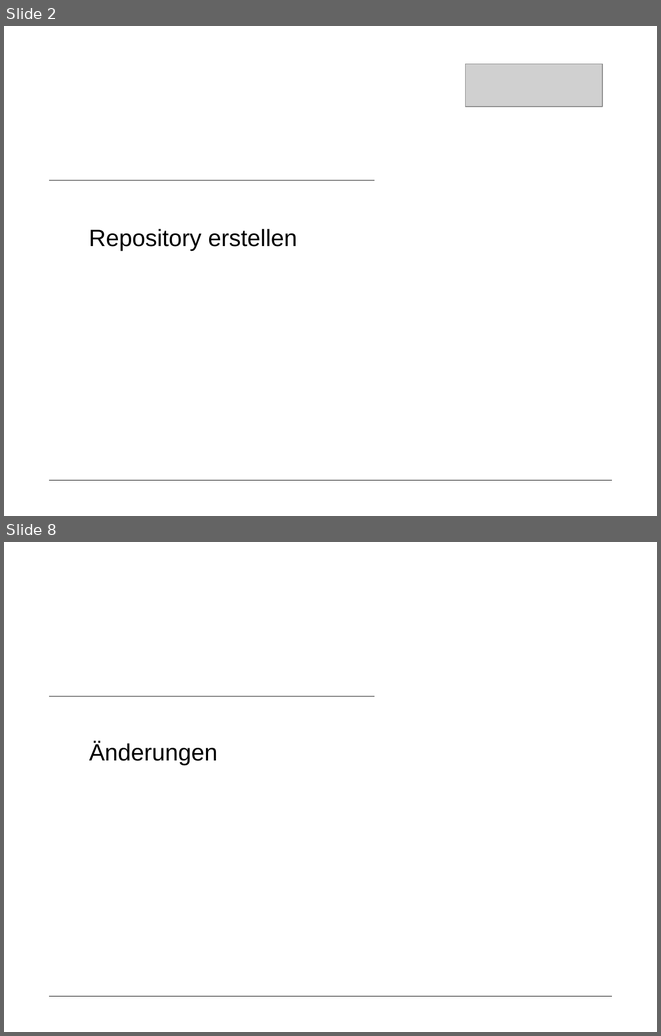
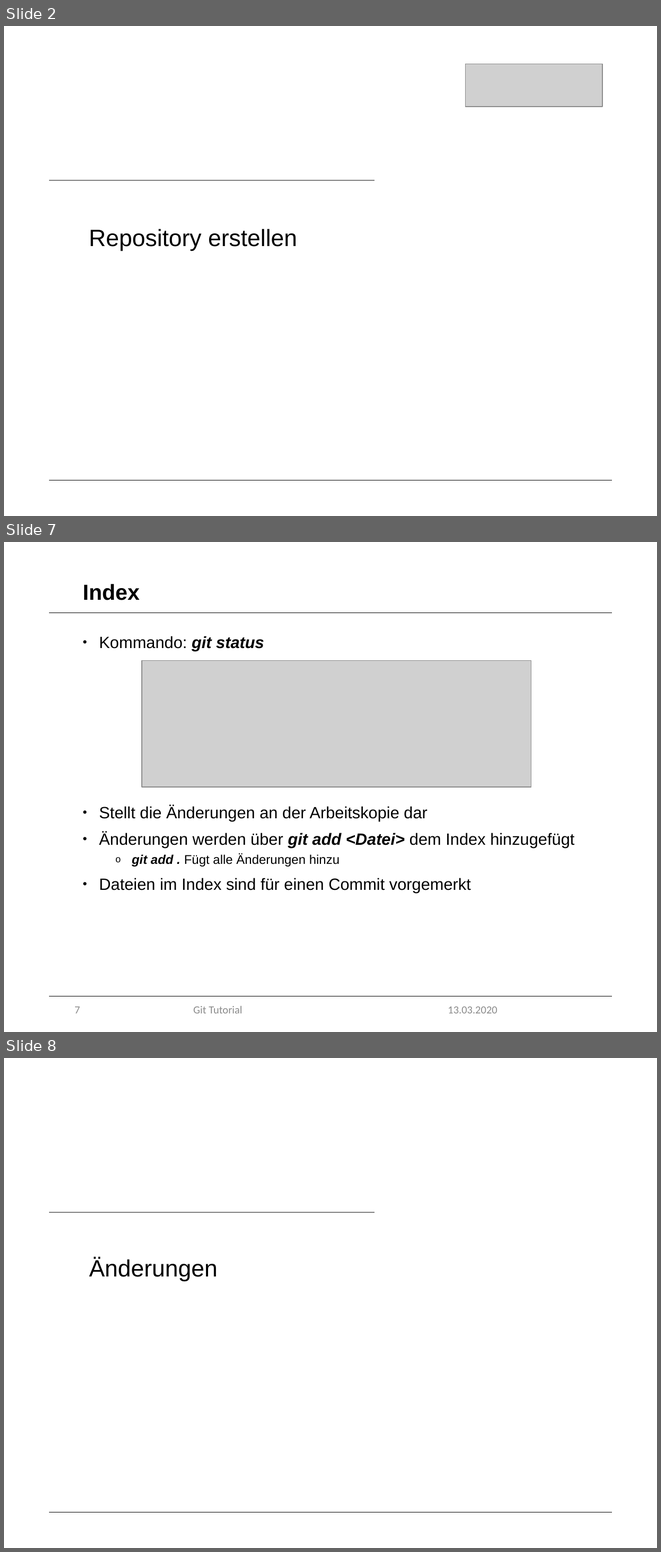
Before and after one commit to marcretzlaff/projektarbeit, a slide deck: Präsentation-90min/Präsentation-90min.pptx. Shown one above the other, each under a label of ours: slides 2 and 8 before the commit, slides 2, 7 and 8 after it; the slides between them are not shown. The pictures are 661x1036 and 661x1552 pixels, drawn with LibreOffice and Linux fonts; fonts in the diff are those of the drawing; grey boxes stand for pictures; background and template pictures are left out. Boxes give left, top, right and bottom in pixels: in the first picture for what was removed or moved away, otherwise in the second. Text is boxed around its words. In the diff, an @@ line names an element or a change of style, - is before the commit and + after.

Commit message:
Modified 90min Präsi
added reset, revert, index, commit, branch, tags
modified .gitignore, log, stash, merge

```diff
--- a/Präsentation-90min/Präsentation-90min.pptx
+++ b/Präsentation-90min/Präsentation-90min.pptx
@@ slide 7 added at [4,542,657,1032], background #FFFFFF; not listed: 1 template element that a slide beside it also shows @@
@@ title added at [83,584,140,600], 24 pt, text #000000, bold @@
+Index
@@ line added from (49, 613) to (612, 613), #000000 0.5 pt @@
@@ text added at [99,636,574,893], 18 pt, text #000000 @@
+• Kommando: git status
+• Stellt die Änderungen an der Arbeitskopie dar
+• Änderungen werden über git add <Datei> dem Index hinzugefügt
+  o git add . Fügt alle Änderungen hinzu
+• Dateien im Index sind für einen Commit vorgemerkt
@@ picture added at [142,661,531,787] @@
@@ page number added at [74,1006,80,1013], 12 pt, text #8C8C8C @@
+7
@@ text added at [193,1006,242,1013], 12 pt, text #8C8C8C @@
+Git Tutorial
@@ text added at [448,1006,497,1013], 12 pt, text #8C8C8C @@
+13.03.2020
```
Also in this commit, not shown: 20 slides changed, 8 other slides added, 10 slides removed.
